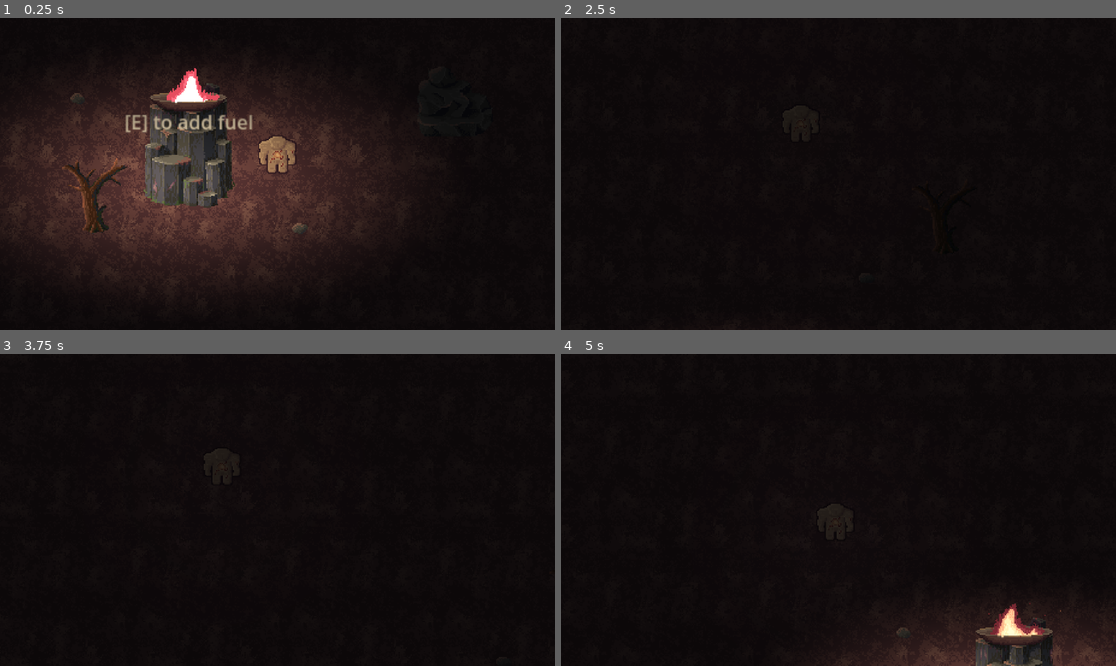
Above: before the commit, frames 1-4 (two rows, left to right).
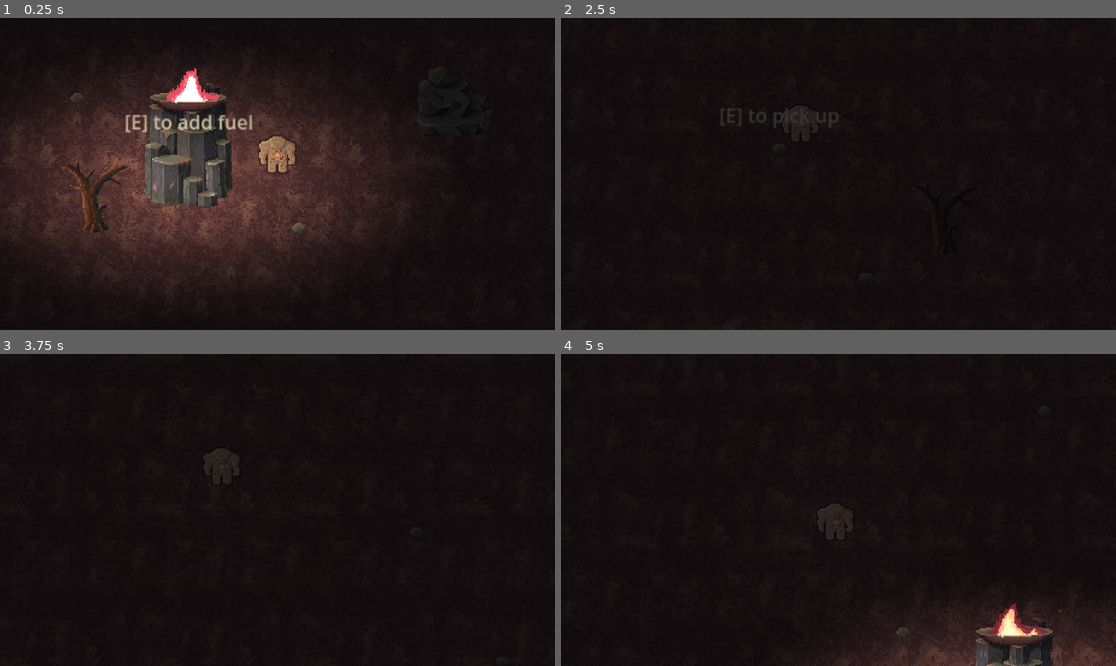
Above: after the commit, the same moments.

Repository: ShadowDragon5/eclipse
Game: Godot game, scene res://scenes/world.tscn
Same seed, same stepped clock (60 frames per second), same inputs: the game is played once before the commit and once after it.
Inputs (mouse positions are in pixels of both pictures, inside the frame that each line leads up to):
- Up to frame 1 (0.25 s): no input
- Up to frame 2 (2.5 s): move the mouse to (810, 236) at 0.52 s; hold E (interact) 0.53-1.28 s; hold Up (ui_up) 0.53-2.03 s; click (810, 236) at 0.67 s; move the mouse to (1005, 220) at 1.27 s; tap E (interact) at 1.35 s; move the mouse to (672, 127) at 2.02 s; hold Left (ui_left) from 2.03 s (still down); hold E (interact) from 2.03 s (still down)
- Up to frame 3 (3.75 s): move the mouse to (305, 510) at 2.77 s; release E (interact) at 2.78 s; tap E (interact) at 2.85 s; click (305, 510) at 2.92 s; tap Enter at 3.5 s; move the mouse to (194, 432) at 3.52 s; release Left (ui_left) at 3.53 s; hold Down (ui_down) from 3.53 s (still down); hold E (interact) from 3.53 s (still down)
- Up to frame 4 (5 s): move the mouse to (960, 494) at 4.27 s; release Down (ui_down) at 4.28 s; release E (interact) at 4.28 s; hold Right (ui_right) from 4.28 s (still down); tap E (interact) at 4.35 s

The runs differ from the first frame. In frame 2, 0.3% of the frame differs, in the area x 28-51%, y 28-42%; in frame 3, less than 0.1%; in frame 4, less than 0.1%.

Commit message:
Resources work
Resource spawning works, further ranges need to be added and set

Diff:
--- a/scenes/objects/branch_collectable.tscn
+++ b/scenes/objects/branch_collectable.tscn
@@ -6,8 +6,8 @@
 [ext_resource type="Texture2D" uid="uid://caisxc734jhpf" path="res://assets/sprites/sticks.png" id="3_f12bi"]
 
 [sub_resource type="CapsuleShape2D" id="CapsuleShape2D_yj6bf"]
-radius = 17.0
-height = 34.0
+radius = 14.0
+height = 40.0
 
 [node name="branch_collectable" type="StaticBody2D"]
 script = ExtResource("1_3tdme")
--- a/scenes/objects/pebble_collectable.tscn
+++ b/scenes/objects/pebble_collectable.tscn
@@ -56,8 +56,7 @@
 }]
 
 [sub_resource type="CapsuleShape2D" id="CapsuleShape2D_2c3l6"]
-radius = 7.0
-height = 22.0
+radius = 11.0
 
 [node name="Pebble" type="Node2D"]
 y_sort_enabled = true
@@ -87,5 +86,5 @@
 action_name = "pick up"
 
 [node name="CollisionShape2D" type="CollisionShape2D" parent="InteractionArea"]
-rotation = 1.5708
+rotation = 4.71238
 shape = SubResource("CapsuleShape2D_2c3l6")
--- a/scenes/world.tscn
+++ b/scenes/world.tscn
@@ -8,6 +8,7 @@
 [ext_resource type="Script" path="res://scripts/background.gd" id="5_kiald"]
 [ext_resource type="PackedScene" uid="uid://tdawhwedsanv" path="res://scenes/objects/pebble_collectable.tscn" id="6_2oify"]
 [ext_resource type="PackedScene" path="res://scenes/objects/boulder.tscn" id="8_0odco"]
+[ext_resource type="PackedScene" uid="uid://c6pcst1813nkq" path="res://scenes/resource_spawner.tscn" id="9_1upd8"]
 
 [sub_resource type="TileSetAtlasSource" id="TileSetAtlasSource_ra1yg"]
 texture = ExtResource("4_5u4fr")
@@ -37,20 +38,14 @@
 y_sort_enabled = true
 texture_filter = 1
 
+[node name="Brazier" parent="." instance=ExtResource("3_0hyf1")]
+
 [node name="player" parent="." instance=ExtResource("1_s6c5f")]
 position = Vector2(74, -5)
 max_speed = 150
 accel = 350
 friction = 250
 inv = ExtResource("2_tvmd2")
-
-[node name="dead_tree" parent="." instance=ExtResource("2_p4q78")]
-position = Vector2(-77, 41)
-
-[node name="dead_tree2" parent="." instance=ExtResource("2_p4q78")]
-position = Vector2(163, -167)
-
-[node name="Brazier" parent="." instance=ExtResource("3_0hyf1")]
 
 [node name="Background" type="TileMap" parent="."]
 z_index = -1
@@ -60,6 +55,16 @@
 layer_1/name = "2"
 layer_1/tile_data = PackedInt32Array()
 script = ExtResource("5_kiald")
+
+[node name="DirectionalLight2D" type="DirectionalLight2D" parent="."]
+energy = 0.8
+blend_mode = 1
+
+[node name="dead_tree" parent="." instance=ExtResource("2_p4q78")]
+position = Vector2(-77, 41)
+
+[node name="dead_tree2" parent="." instance=ExtResource("2_p4q78")]
+position = Vector2(163, -167)
 
 [node name="Pebble" parent="." instance=ExtResource("6_2oify")]
 position = Vector2(92, 37)
@@ -73,6 +78,14 @@
 [node name="Boulder" parent="." instance=ExtResource("8_0odco")]
 position = Vector2(221, -36)
 
-[node name="DirectionalLight2D" type="DirectionalLight2D" parent="."]
-energy = 0.85
-blend_mode = 1
+[node name="ResourceSpawner" parent="." instance=ExtResource("9_1upd8")]
+spawn_radius_start = 5
+spawn_radius_end = 25
+branch_from = 0.45
+branch_to = 0.55
+tree_from = 0.1
+tree_to = 0.25
+pebble_from = 0.01
+pebble_to = 0.15
+boulder_from = 0.01
+boulder_to = 0.05
--- a/scripts/ResourceSpawner.gd
+++ b/scripts/ResourceSpawner.gd
@@ -4,19 +4,19 @@
 @export var spawn_radius_end = 10
 @export var spawn_angle_start = 0
 @export var spawn_angle_end = 2*PI
-@export var branch_from = 0
-@export var branch_to = 1
-@export var tree_from = 0
-@export var tree_to = 1
-@export var forest_from = 0
-@export var forest_to = 0
-@export var pebble_from = 0
-@export var pebble_to = 1
-@export var boulder_from = 0
-@export var boulder_to = 1
+@export var branch_from : float = 0.0
+@export var branch_to : float = 1.0
+@export var tree_from : float = 0.0
+@export var tree_to : float = 1.0
+@export var forest_from : float = 0.0
+@export var forest_to : float = 0.0
+@export var pebble_from : float = 0.0
+@export var pebble_to : float = 1.0
+@export var boulder_from : float = 0.0
+@export var boulder_to : float = 1.0
 
 var branch_radius = 8
-var tree_radius = 16
+var tree_radius = 12
 var forest_radius = 64
 var pebble_radius = 8
 var boulder_radius = 16
@@ -42,11 +42,11 @@
 
 func _spawn_resource(resource, resource_radius, from_percent, to_percent):
 	var full_resource = PI*((spawn_radius_end ** 2 - spawn_radius_start ** 2) / resource_radius ** 2)
-	var resource_count = randi_range(from_percent, to_percent) * full_resource
+	var resource_count: int = randf_range(from_percent, to_percent) * full_resource
 	for i in range(0,resource_count):
-		var angle = randi_range(spawn_angle_start, spawn_angle_end)
+		var angle = randf_range(spawn_angle_start, spawn_angle_end)
 		var dist = randi_range(spawn_radius_start, spawn_radius_end)
 		var resource_instance = resource.instantiate()
-		resource_instance.global_position.x = dist * cos(angle)
-		resource_instance.global_position.y = dist * sin(angle)
+		resource_instance.global_position.x = 32 * dist * cos(angle)
+		resource_instance.global_position.y = 32 * dist * sin(angle)
 		add_child(resource_instance)
Not shown: 1 places in scenes/world.tscn that only renumber resources
